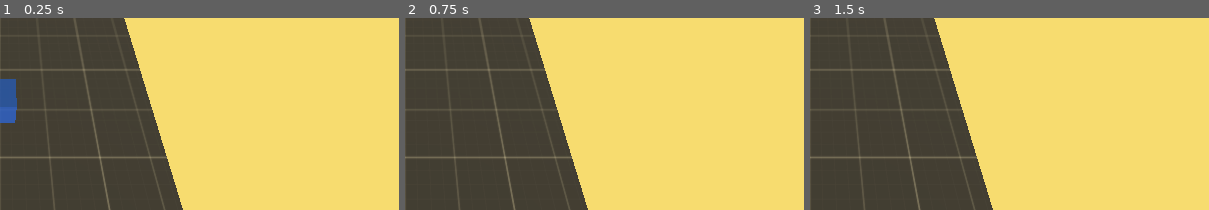
Above: before the commit, frames 1-3 (left to right).
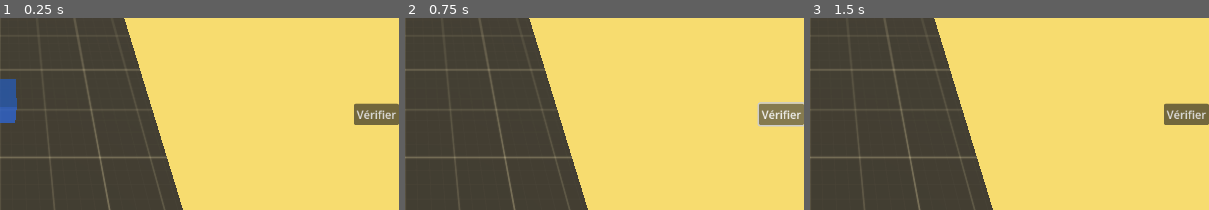
Above: after the commit, the same moments.

Repository: Bigaston/LDJam54
Game: Godot game, scene res://scenes/Main.tscn
The game is run twice, just before and just after one commit, with the same random seed, the same clock (stepped at 60 frames per second) and the same inputs.
Inputs (mouse positions are % of the whole screen's width and height, from its top left):
- Up to frame 1 (0.25 s): no input
- Up to frame 2 (0.75 s): click (97, 49) at 0.5 s, where only the run after the commit has a clickable "Vérifier"
- Up to frame 3 (1.5 s): click "Bed" at 1.25 s
The pictures show only the part of the screen within x 50-100%, y 24-74%; the shares and areas given below are measured in that part.

The runs differ from the first frame. In frame 1, 1.3% of the frame differs, in the area x 88-100%, y 44-56%; in frame 2, 1.5%, in the area x 88-100%, y 43-57%; in frame 3, 1.3%.

Commit message:
Check if a level is complete

Diff:
--- a/objects/UI.tscn
+++ b/objects/UI.tscn
@@ -20,3 +20,22 @@
 offset_right = 40.0
 offset_bottom = 20.0
 grow_vertical = 2
+
+[node name="VBoxContainer2" type="VBoxContainer" parent="."]
+layout_mode = 1
+anchors_preset = 6
+anchor_left = 1.0
+anchor_top = 0.5
+anchor_right = 1.0
+anchor_bottom = 0.5
+offset_left = -40.0
+offset_top = -20.0
+offset_bottom = 20.0
+grow_horizontal = 0
+grow_vertical = 2
+
+[node name="Button" type="Button" parent="VBoxContainer2"]
+layout_mode = 2
+text = "Vérifier"
+
+[connection signal="pressed" from="VBoxContainer2/Button" to="." method="_on_button_pressed"]
--- a/scenes/Main.tscn
+++ b/scenes/Main.tscn
@@ -29,4 +29,5 @@
 material_override = ExtResource("4_f4v77")
 mesh = SubResource("BoxMesh_foyal")
 
+[connection signal="check_level" from="UI" to="." method="_on_ui_check_level"]
 [connection signal="furniture_choosed" from="UI" to="." method="_on_ui_furniture_choosed"]
--- a/scenes/levels/Level1.tscn
+++ b/scenes/levels/Level1.tscn
@@ -20,6 +20,7 @@
 transform = Transform3D(1, 0, 0, 0, 1, 0, 0, 0, 1, 5, 0, 5)
 script = ExtResource("1_08cl3")
 available_furnitures = Array[PackedScene]([ExtResource("2_d6yob"), ExtResource("3_s5hdq")])
+needed_furnitures = Array[PackedScene]([ExtResource("2_d6yob"), ExtResource("3_s5hdq")])
 
 [node name="Ground" type="MeshInstance3D" parent="."]
 mesh = SubResource("BoxMesh_3i07s")
--- a/scripts/Level.gd
+++ b/scripts/Level.gd
@@ -2,6 +2,7 @@
 class_name Level
 
 @export var available_furnitures: Array[PackedScene]
+@export var needed_furnitures: Array[PackedScene]
 
 func get_camera_anchor():
 	return $CameraAnchor
--- a/scripts/UI.gd
+++ b/scripts/UI.gd
@@ -1,6 +1,7 @@
 extends Control
 
 signal furniture_choosed(furniture: Furniture)
+signal check_level()
 
 func add_available_furniture(furniture: Furniture):
 	var container = $VBoxContainer
@@ -20,3 +21,7 @@
 
 func _on_add_furniture_pressed(furniture: Furniture):
 	furniture_choosed.emit(furniture)
+
+
+func _on_button_pressed():
+	check_level.emit()
--- a/scripts/main_game.gd
+++ b/scripts/main_game.gd
@@ -1,6 +1,6 @@
 extends Node3D
 
-const RAY_LENGTH = 10
+const RAY_LENGTH = 100
 
 @onready var selector = $Selector
 
@@ -13,6 +13,8 @@
 var last_frame_correct_status = null
 var cam
 var level
+
+var placed_furniture: Array[Furniture] = []
 
 # Called when the node enters the scene tree for the first time.
 func _ready():
@@ -75,6 +77,8 @@
 
 			$UI.remove_available_furniture(furniture_to_place.name)
 
+			placed_furniture.append(furniture_to_place)
+
 			furniture_to_place = null
 			last_frame_correct_status = null
 
@@ -94,6 +98,10 @@
 			var furniture = collider.get_parent()
 
 			$UI.add_available_furniture(furniture.duplicate())
+
+			placed_furniture = placed_furniture.filter(func(fur): return fur != furniture)
+
+			print(placed_furniture)
 
 			furniture.queue_free()
 
@@ -159,3 +167,34 @@
 
 	for mat in range(0, nb_materials):
 		(mesh as MeshInstance3D).set_surface_override_material(mat, material)
+
+
+func _on_ui_check_level():
+	print(is_level_completed())
+
+func is_level_completed():
+	var need_string = []
+
+	for needed_furniture in level.needed_furnitures:
+		var state = needed_furniture.get_state() as SceneState
+
+		for i in range(0, state.get_node_property_count(0)):
+			if state.get_node_property_name(0, i) == "display_name":
+				need_string.append(state.get_node_property_value(0, i))
+
+	var placed_string = []
+
+	for placed in placed_furniture:
+		placed_string.append(placed.display_name)
+
+	need_string.sort()
+	placed_string.sort()
+
+	if need_string.size() != placed_string.size():
+		return false
+
+	for i in range(0, need_string.size()):
+		if need_string[i] != placed_string[i]:
+			return false
+
+	return true
